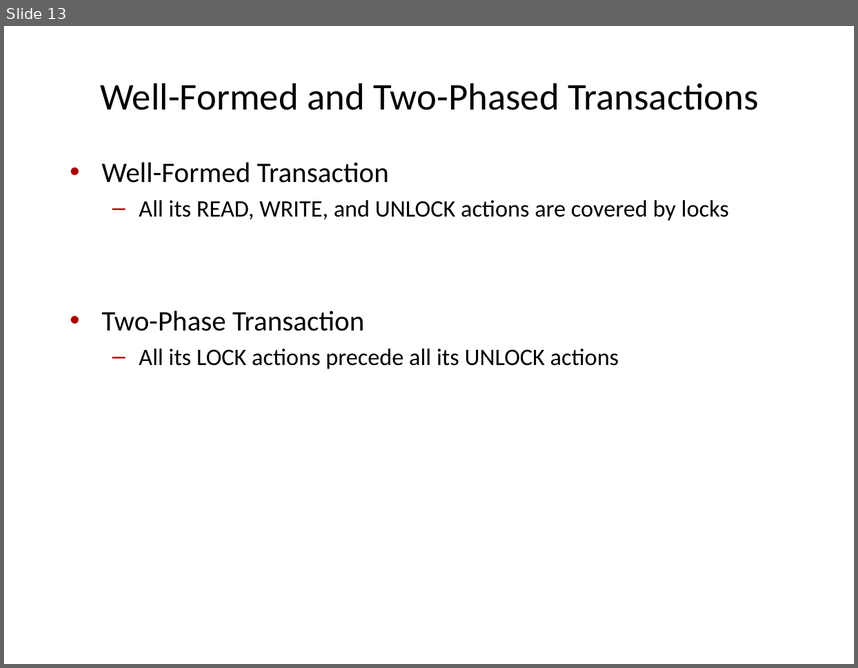
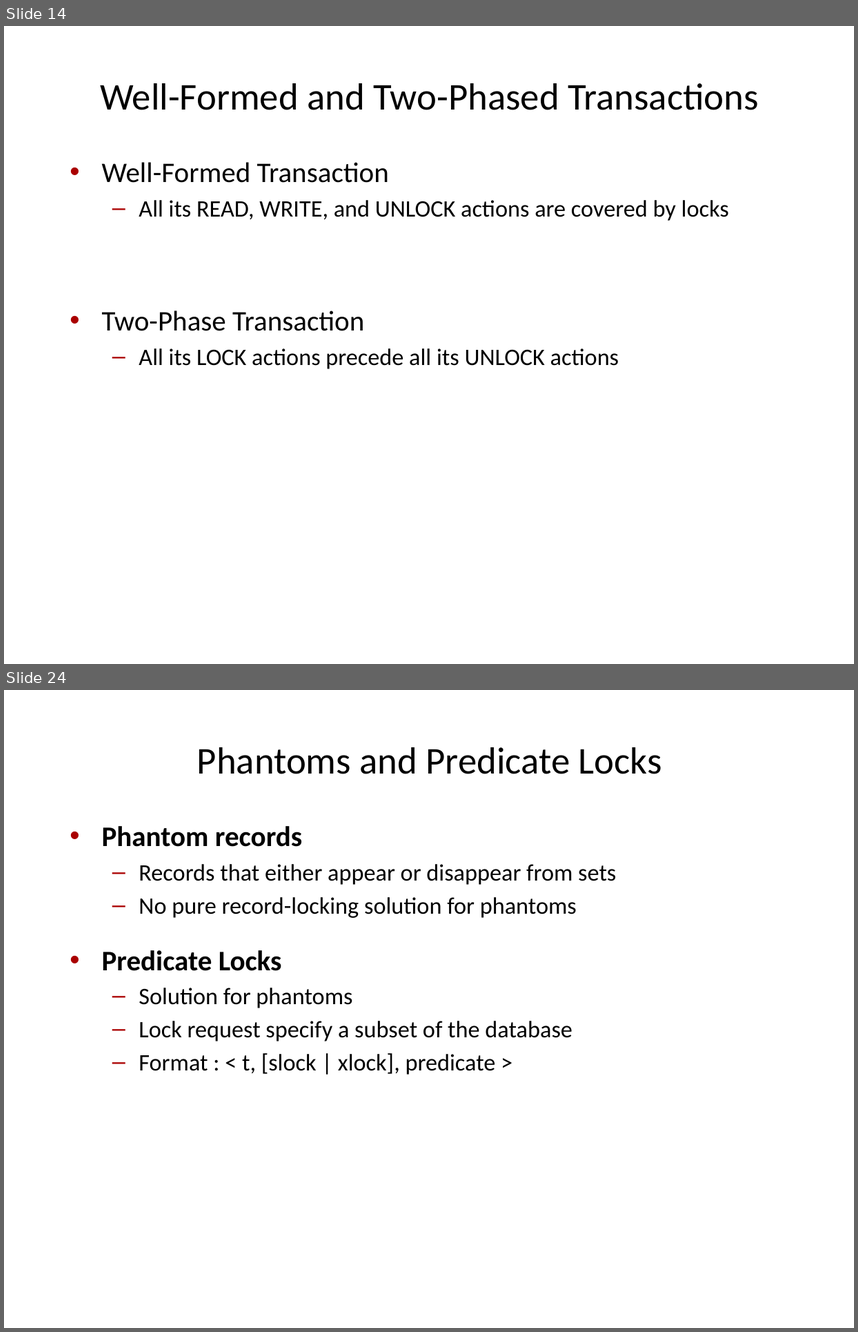
Before and after one commit to VLDB-Study/transaction-processing-study, a slide deck: chapter7/slides/Ch7-Isolation_concepts.pptx. Shown one above the other, each under a label of ours: slide 13 before the commit, slides 14 and 24 after it; the slides between them are not shown. The pictures are 858x668 and 858x1332 pixels, drawn with LibreOffice and Linux fonts; fonts in the diff are those of the drawing. Boxes give left, top, right and bottom in pixels: in the first picture for what was removed or moved away, otherwise in the second. Text is boxed around its words. In the diff, an @@ line names an element or a change of style, - is before the commit and + after.

```diff
--- a/chapter7/slides/Ch7-Isolation_concepts.pptx
+++ b/chapter7/slides/Ch7-Isolation_concepts.pptx
@@ slide 24 added at (x1=4, y1=690, x2=854, y2=1328), background #FFFFFF @@
@@ title added at (x1=197, y1=747, x2=662, y2=774), 32 pt, text #000000 @@
+Phantoms and Predicate Locks
@@ text added at (x1=102, y1=826, x2=616, y2=1074), 20 pt, text #000000 @@
+• Phantom records
+  – Records that either appear or disappear from sets
+  – No pure record-locking solution for phantoms
+• Predicate Locks
+  – Solution for phantoms
+  – Lock request specify a subset of the database
+  – Format : < t, [slock | xlock], predicate >
@@ what was slide 13 is now slide 14 @@
```
Also in this commit, not shown: 7 slides changed, 21 other slides added, 4 slides removed.
